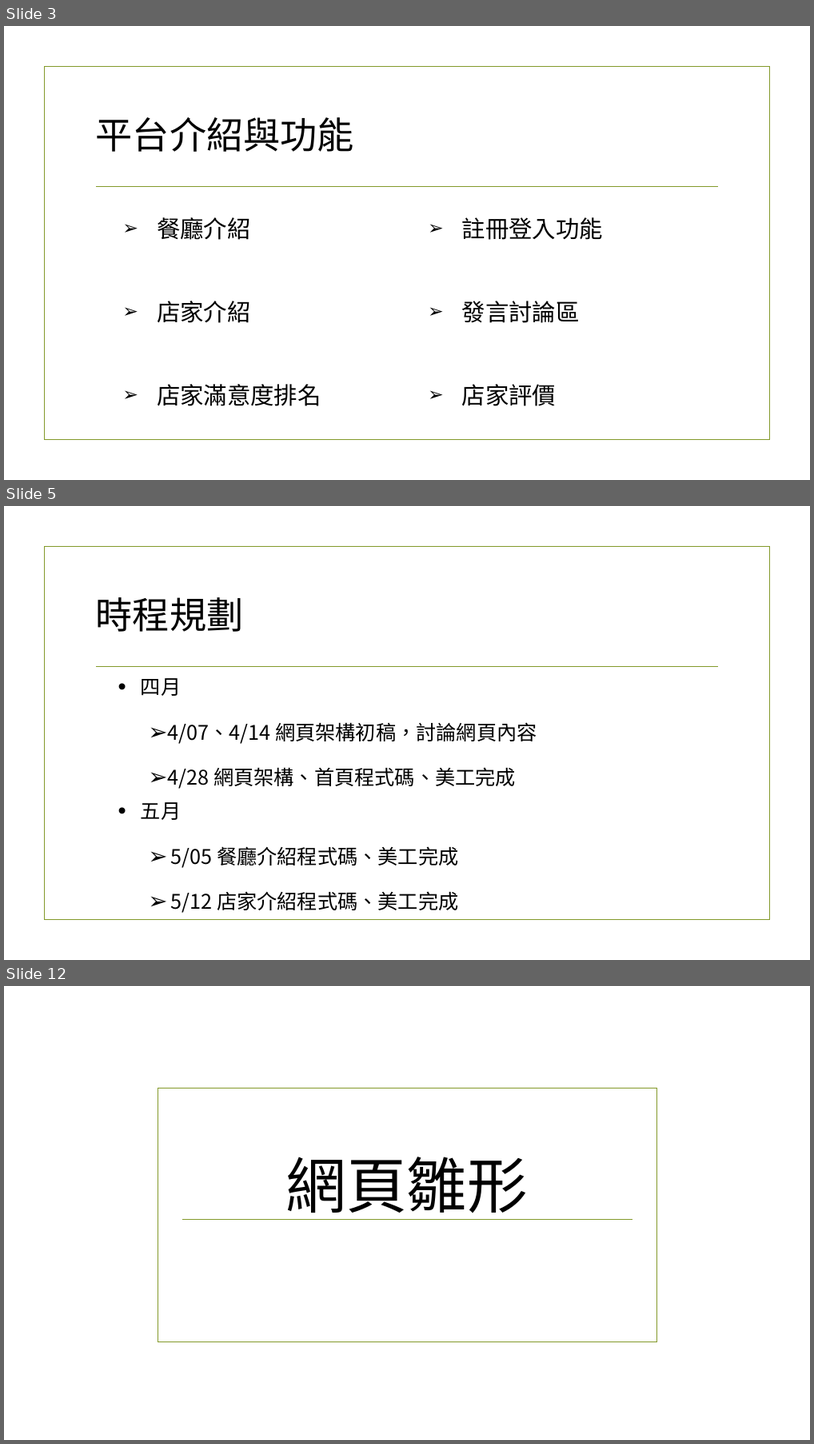
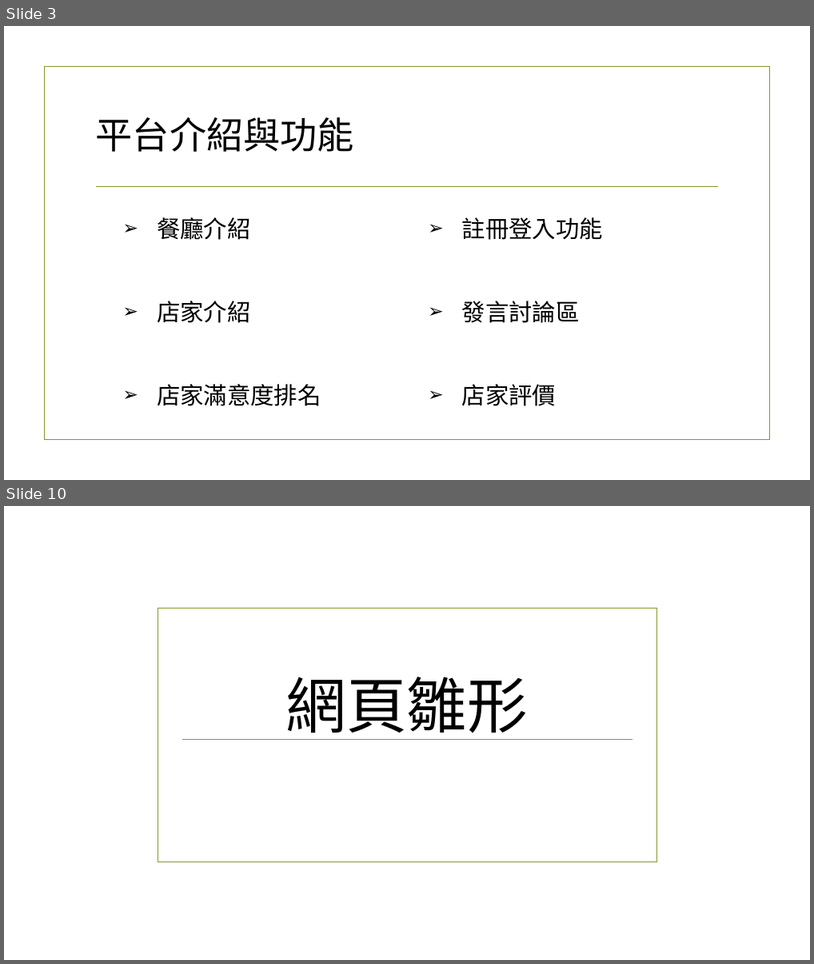
Before and after one commit to NTUST/Team-8, a slide deck: YUMMY-NTUST.pptx. Shown one above the other, each under a label of ours: slides 3, 5 and 12 before the commit, slides 3 and 10 after it; the slides between them are not shown. The pictures are 814x1444 and 814x964 pixels, drawn with LibreOffice and Linux fonts; fonts in the diff are those of the drawing; background and template pictures are left out. Boxes give left, top, right and bottom in pixels: in the first picture for what was removed or moved away, otherwise in the second. Text is boxed around its words. In the diff, an @@ line names an element or a change of style, - is before the commit and + after.

```diff
--- a/YUMMY-NTUST.pptx
+++ b/YUMMY-NTUST.pptx
@@ slide 5 removed at <box>4,506,810,960</box>, background picture (left out); not listed: 2 template elements that a slide beside it also shows @@
@@ title removed at <box>96,597,244,632</box> @@
-時程規劃
@@ text removed at <box>141,678,538,912</box> @@
-  • 四月
-    ➢ 4/07、4/14 網頁架構初稿，討論網頁內容
-    ➢ 4/28 網頁架構、首頁程式碼、美工完成
-  • 五月
-    ➢ 5/05 餐廳介紹程式碼、美工完成
-    ➢ 5/12 店家介紹程式碼、美工完成
@@ what was slide 12 is now slide 10 @@
```
Also in this commit, not shown: 6 slides changed, 1 other slide removed.
